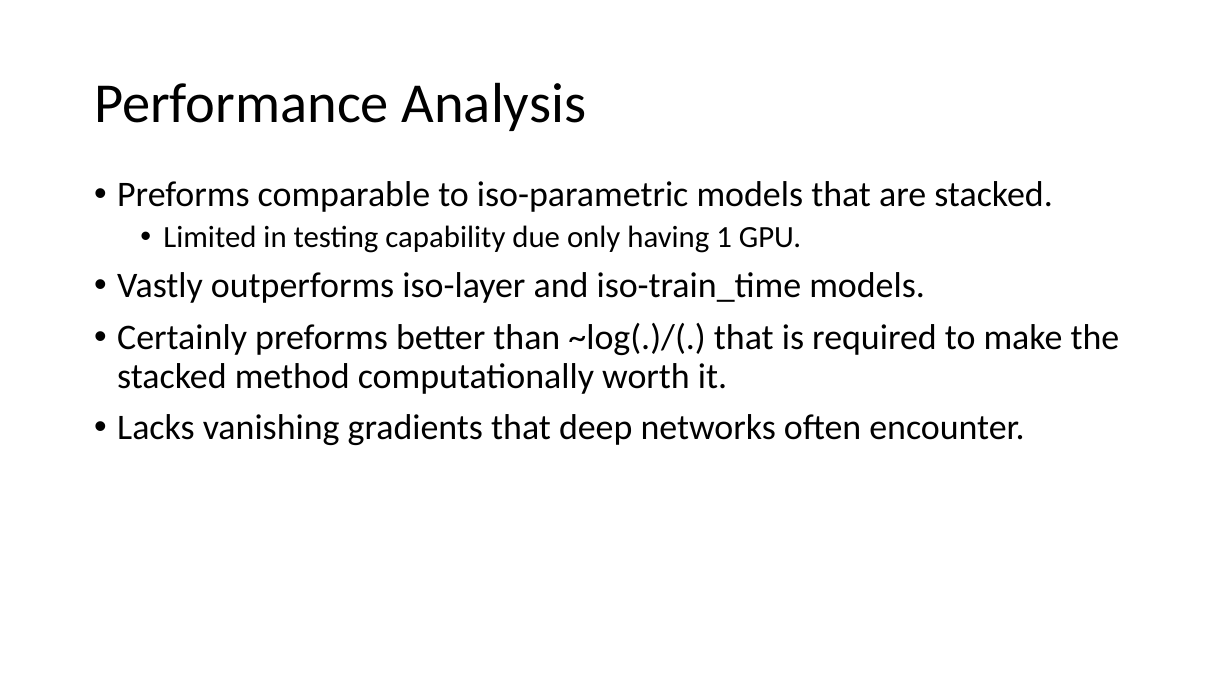
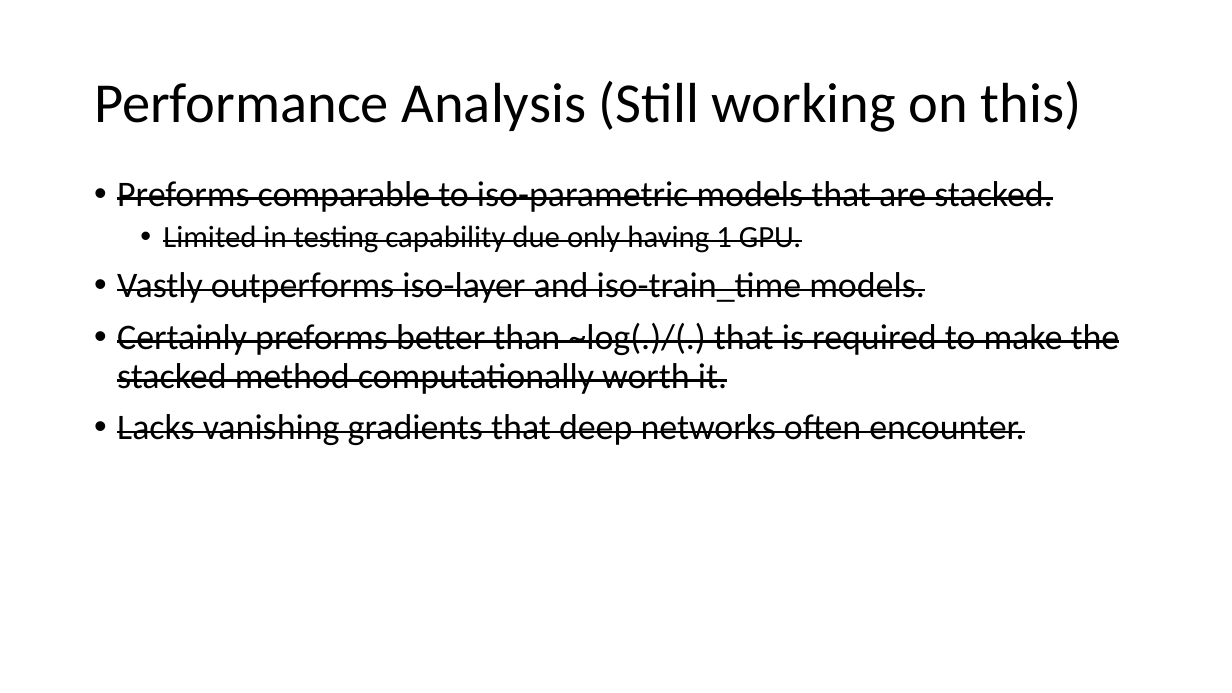
Before and after one commit to TNonet/weave_convolution, a slide deck: slide 14 of docs/weave_convolution_parl.pptx. Drawn at 1232x693 pixels with LibreOffice and Linux fonts; fonts in the diff are those of the drawing. Boxes give left, top, right and bottom in pixels: in the first picture for what was removed or moved away, otherwise in the second. Text is boxed around its words. In the diff, an @@ line names an element or a change of style, - is before the commit and + after.

```diff
--- a/docs/weave_convolution_parl.pptx
+++ b/docs/weave_convolution_parl.pptx
@@ title at <box>94,81,1082,132</box>: text changed @@
-Performance Analysis
+Performance Analysis (Still working on this)
@@ text "Preforms comparable to iso-parametric models ..." at <box>117,181,1120,445</box>: strikethrough on @@
```
Also in this commit, not shown: 2 other slides changed, 2 slides added, 2 other files.
